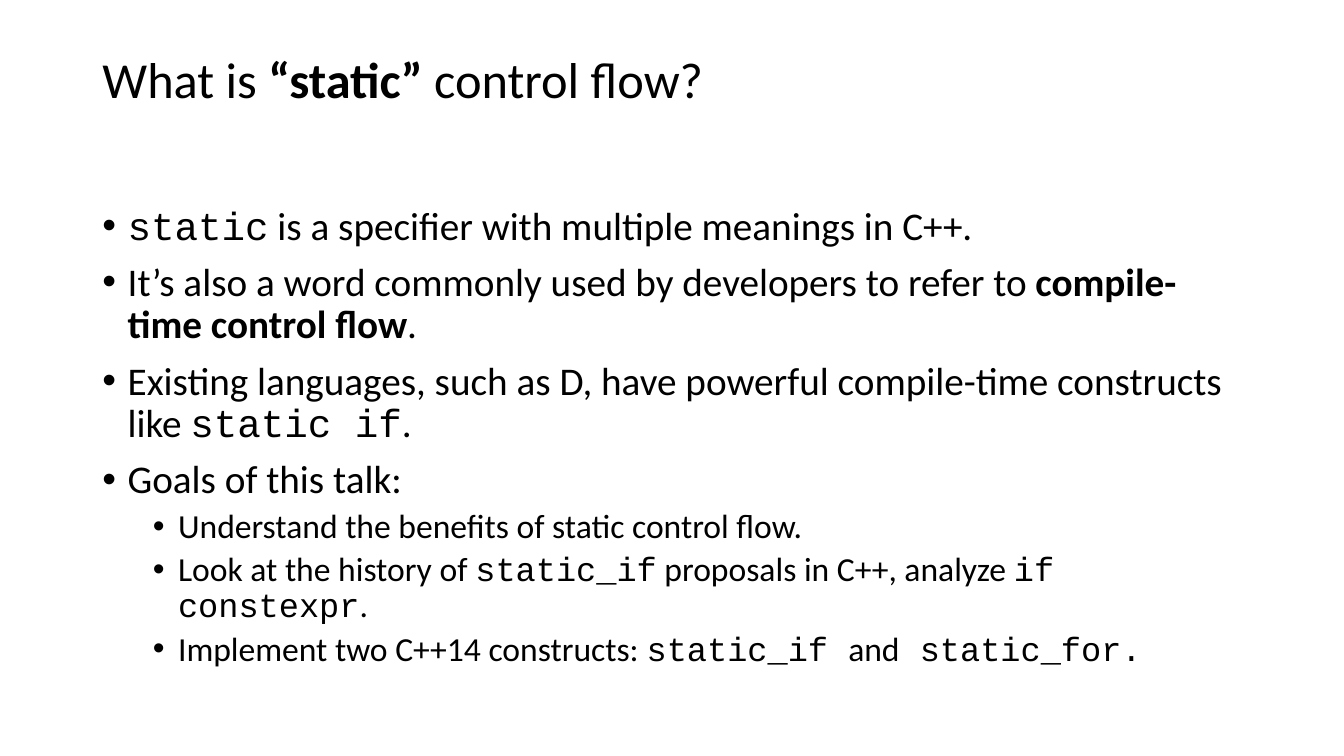
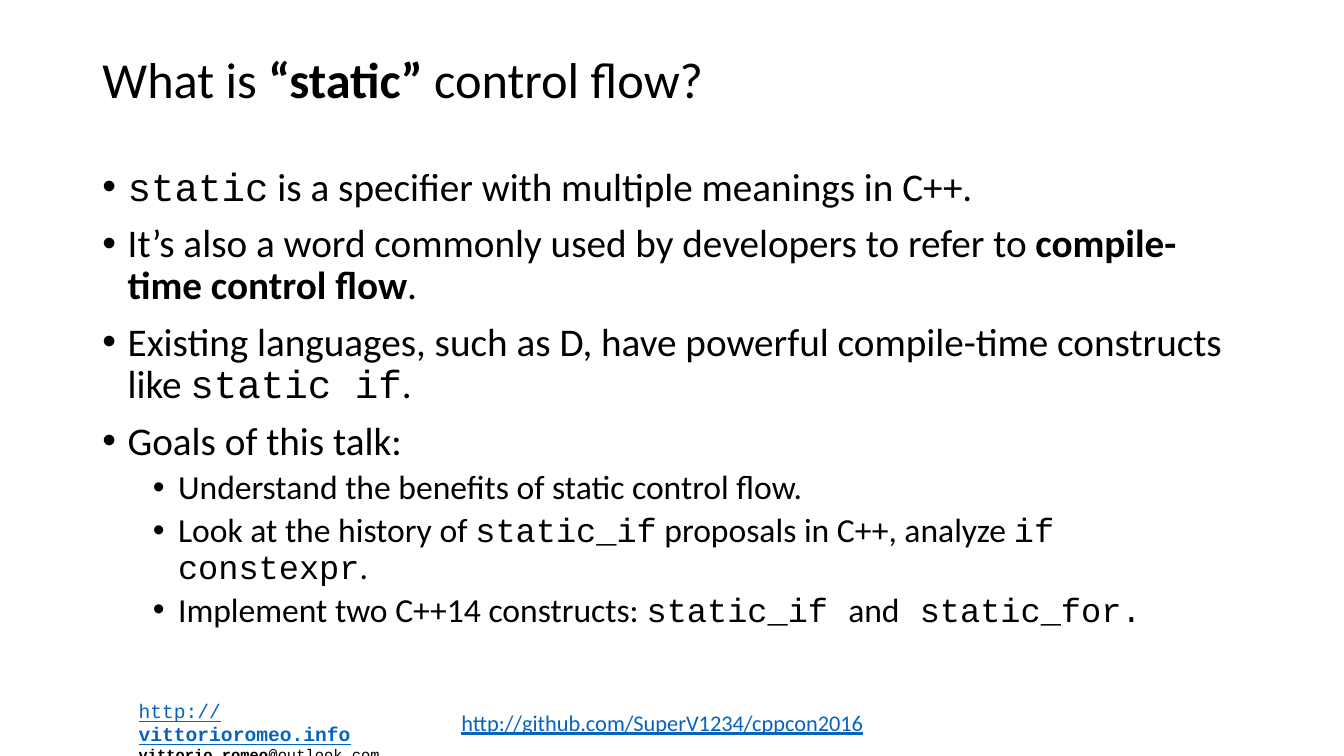
Before and after one commit to vittorioromeo/cppcon2016, a slide deck: slide 3 of static_control_flow/slides.pptx. Drawn at 1344x756 pixels with LibreOffice and Linux fonts; fonts in the diff are those of the drawing; background and template pictures are left out. Boxes give left, top, right and bottom in pixels: in the first picture for what was removed or moved away, otherwise in the second. Text is boxed around its words. In the diff, an @@ line names an element or a change of style, - is before the commit and + after.

```diff
--- a/static_control_flow/slides.pptx
+++ b/static_control_flow/slides.pptx
@@ text "static is a specifier with ...": place and size @@
-text "static is a specifier with ..." at (128, 212, 1222, 667)
+text "static is a specifier with ..." at (128, 173, 1222, 628)
@@ text added at (139, 704, 351, 745), 11 pt, text #000000, bold @@
+http://vittorioromeo.info
+vittorio.romeo@outlook.com
@@ text added at (461, 715, 863, 735), 16 pt, text #0563C1, underline @@
+http://github.com/SuperV1234/cppcon2016
```
Also in this commit, not shown: 24 other slides changed, 1 slide added, 1 slide removed, 2 other files.
